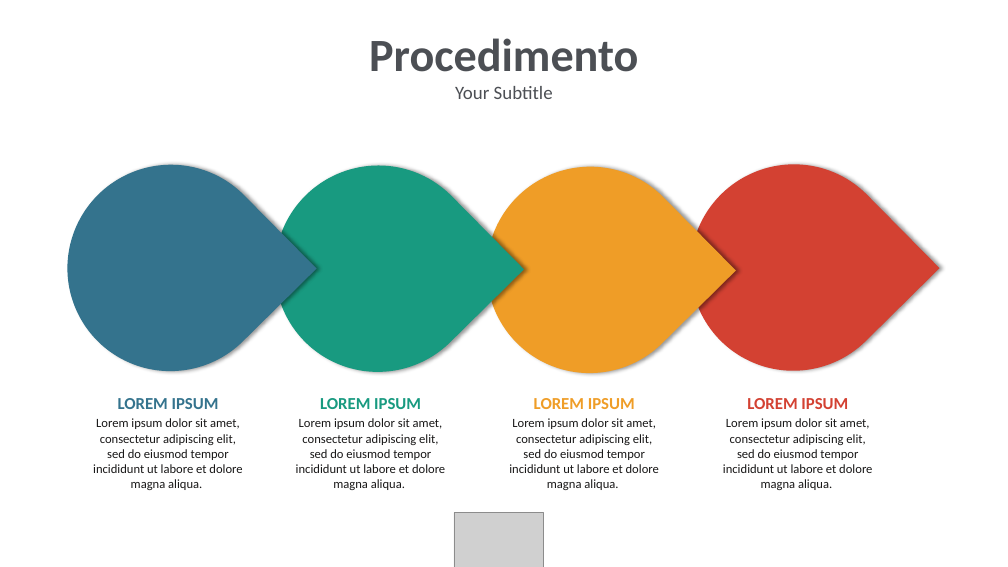
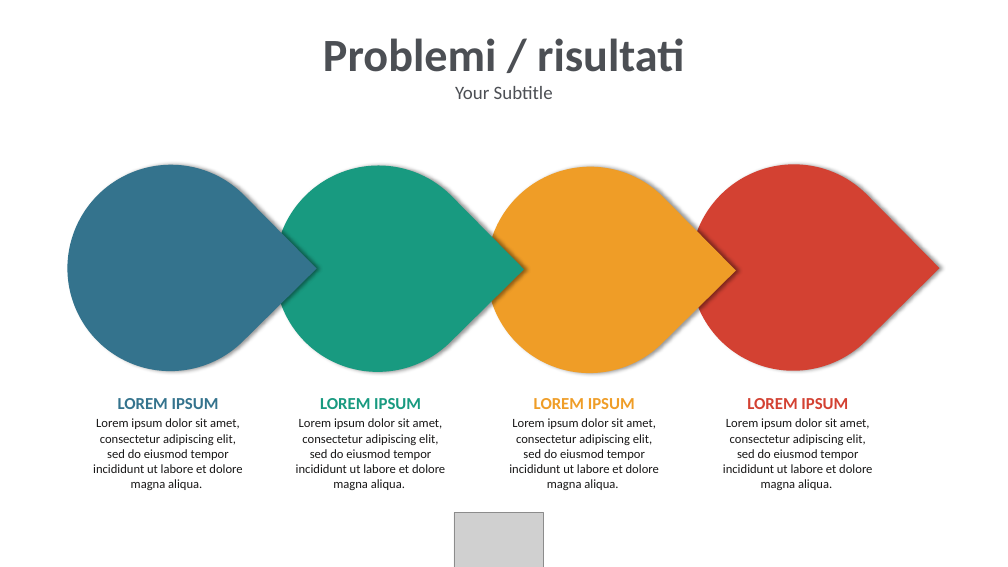
Before and after one commit to jf994/DataProtectionProject, a slide deck: slide 3 of docs/Presentazione.pptx. Drawn at 1008x567 pixels with LibreOffice and Linux fonts; fonts in the diff are those of the drawing; grey boxes stand for pictures; background and template pictures are left out. Boxes give left, top, right and bottom in pixels: in the first picture for what was removed or moved away, otherwise in the second. Text is boxed around its words. In the diff, an @@ line names an element or a change of style, - is before the commit and + after.

Commit message:
mod pptx

```diff
--- a/docs/Presentazione.pptx
+++ b/docs/Presentazione.pptx
@@ text at bbox=[323, 38, 684, 72]: text changed @@
-Procedimento
+Problemi / risultati
```
Also in this commit, not shown: 1 other slide changed.
